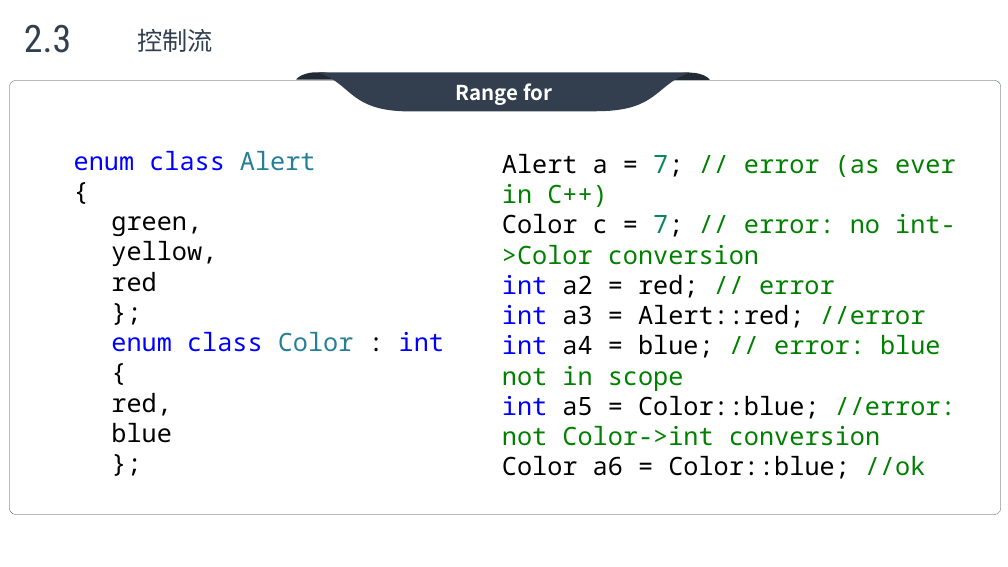
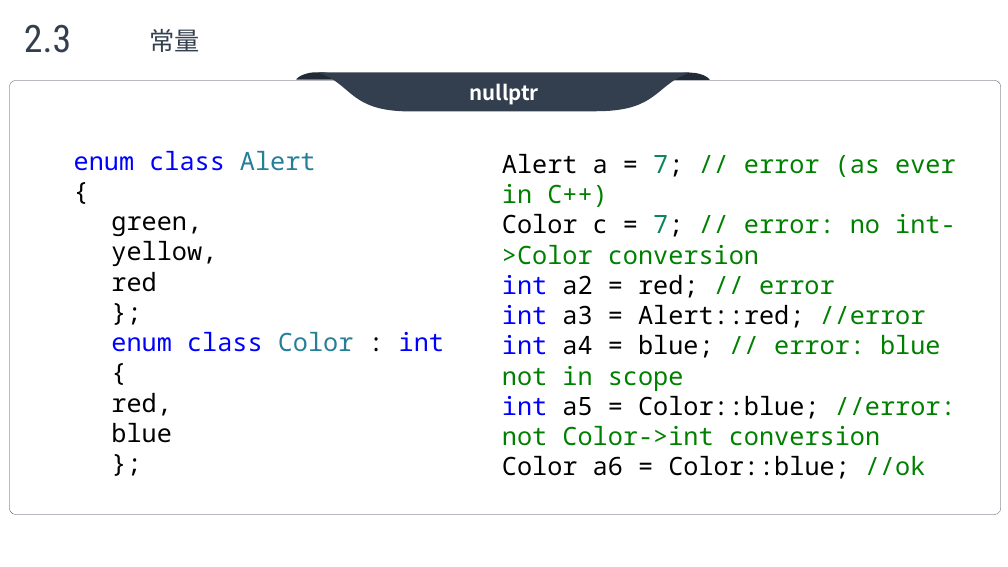
Before and after one commit to max4sharing/modern_cpp, a slide deck: slide 17 of C++11.pptx. Drawn at 1008x567 pixels with LibreOffice and Linux fonts; fonts in the diff are those of the drawing; background and template pictures are left out. Boxes give left, top, right and bottom in pixels: in the first picture for what was removed or moved away, otherwise in the second. Text is boxed around its words. In the diff, an @@ line names an element or a change of style, - is before the commit and + after.

```diff
--- a/C++11.pptx
+++ b/C++11.pptx
@@ text at <box>150,28,200,52</box>: text changed @@
-控制流
+常量
@@ text in freeform shape at <box>469,83,538,105</box>: text changed @@
-Range for
+nullptr
```
Also in this commit, not shown: 2 other slides changed, 7 slides added, 1 slide removed.
